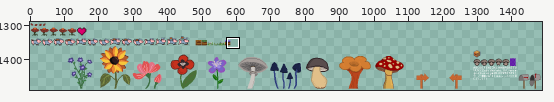
One commit to this sprite sheet: assets/delivery.png. The picture above shows the old version from afar; the outline marks the close-up.
Close-up. The starting point:
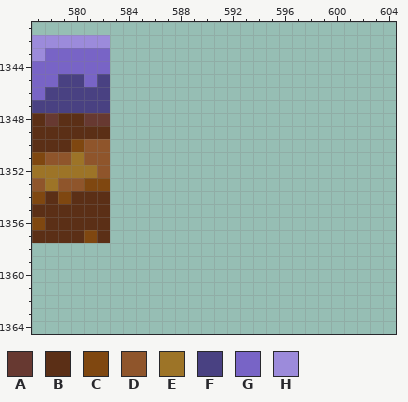
The file is 2048x2048 pixels. Colours within 5 levels of each other are drawn and written as one. Shown: x 577..604, y 1341..1364. The wide view leaves out empty margins.
Palette (. is transparent): A #673931  B #5b2f16  C #7f4710  D #8f552b  E #9d7427  F #494182  G #7864c6  H #9c8bdb
Pixels before, first column x 577:
1342 HHHHHH
1343 HGGGGG
1344 GGGGGG
1345 GGFFGF
1346 GFFFFF
1347 FFFFFF
1348 BABBAA
1349 BBBBBB
1350 BBBCDD
1351 CDDEDD
1352 EEEEED
1353 DEDDCC
1354 CBCBBB
1355 BBBBBB
1356 CBBBBB
1357 BBBBCB
And afterwards:
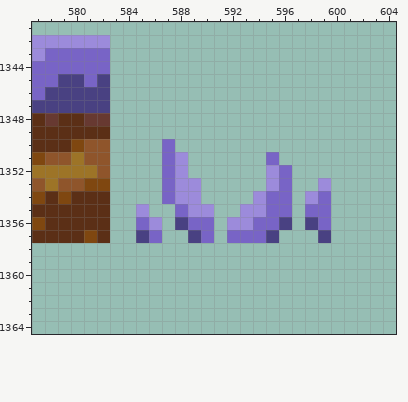
The exact change:
Changed rows in their new state; - is an unchanged pixel.
first column x 585:
1350 --G------------
1351 --GH------G----
1352 --GH------HG---
1353 --GHH-----HG--H
1354 --GHH----HGG-HG
1355 H--GHH--HHGG-GG
1356 GH-FGG-HHGGF-FG
1357 FG--FG-GGGF---F
Boxes around the changes in both close-ups, in picture pixels (x1, y1, x2, y2):
added: (136, 139, 331, 243)
